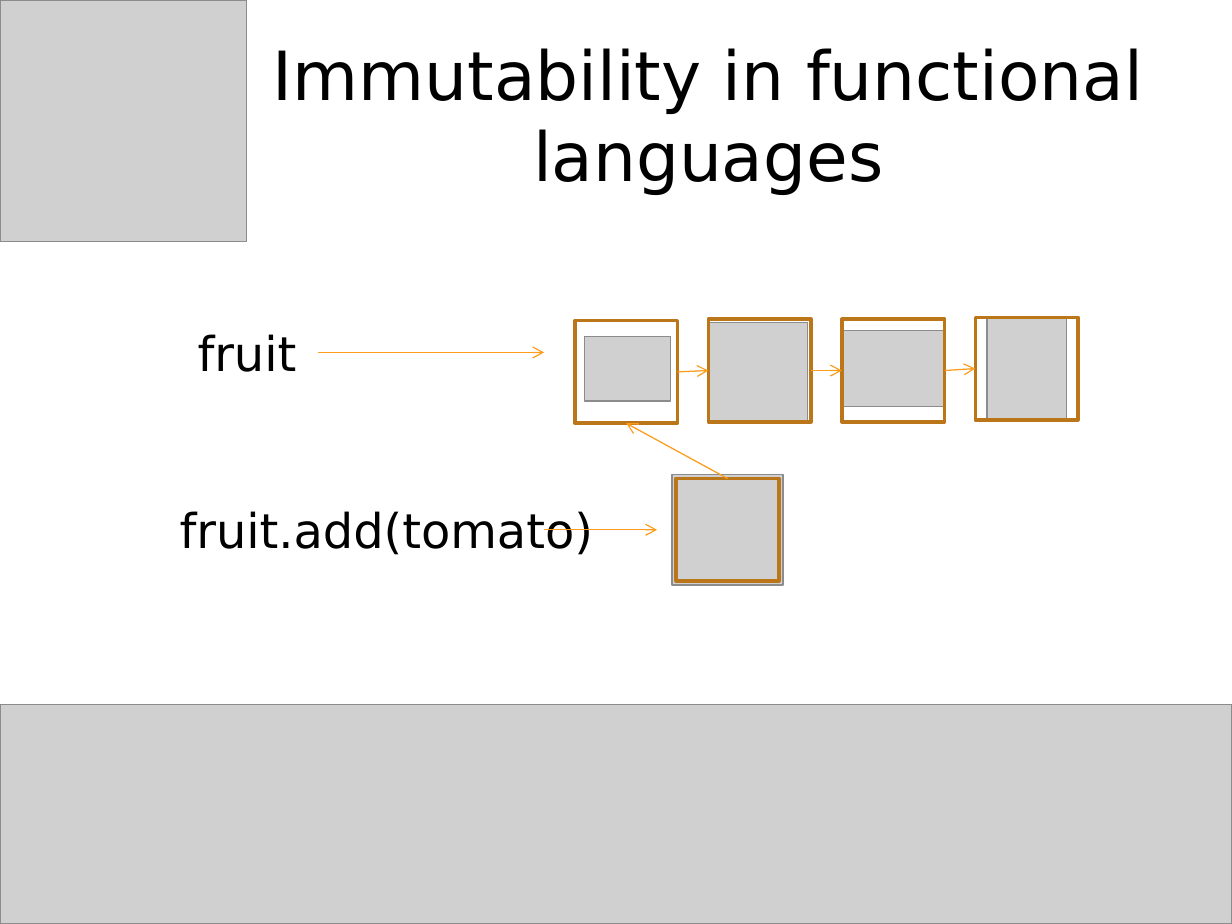
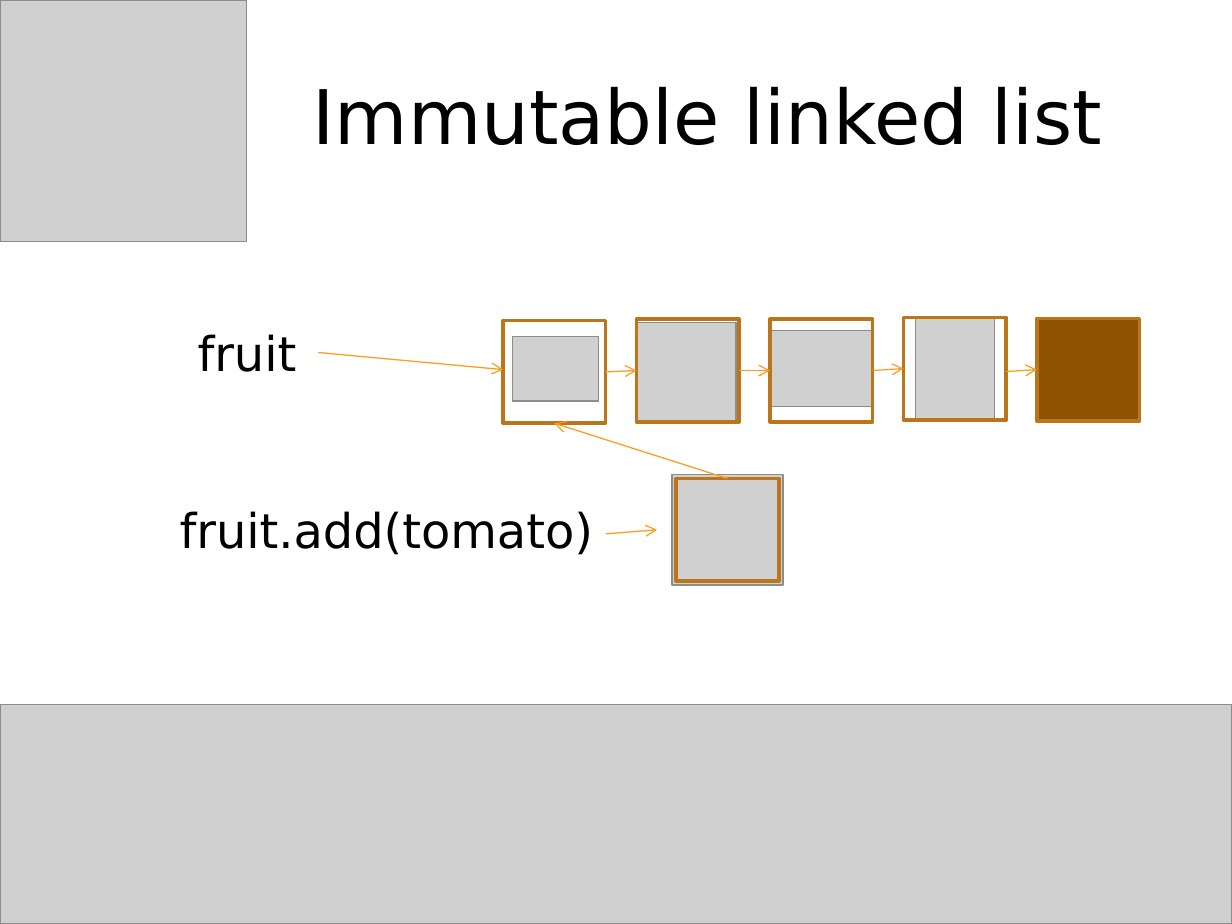
Before and after one commit to jessitron/fp4ood, a slide deck: slide 31 of FunctionalEye.pptx (slide 14 before the commit). Drawn at 1232x924 pixels with LibreOffice and Linux fonts; fonts in the diff are those of the drawing; grey boxes stand for pictures. Boxes give left, top, right and bottom in pixels: in the first picture for what was removed or moved away, otherwise in the second. Text is boxed around its words. In the diff, an @@ line names an element or a change of style, - is before the commit and + after.

```diff
--- a/FunctionalEye.pptx
+++ b/FunctionalEye.pptx
@@ title at (313,86,1102,145): text changed; size 39.6 to 44 pt @@
-Immutability in functional languages
+Immutable linked list
@@ 4 pictures, 3 rectangles, 2 arrows: place and size @@
-4 pictures, 3 rectangles, 2 arrows at (575,318,1066,423)
+4 pictures, 3 rectangles, 2 arrows at (503,318,994,423)
@@ rectangle: place and size @@
-rectangle at (976,318,1078,420)
+rectangle at (903,318,1005,420)
@@ rectangle added at (1037,318,1140,420), fill #8F5201, outline #BB761A 2 pt @@
@@ arrow moved from (318, 352) - (545, 352) to (318, 352) - (503, 370) @@
@@ arrow moved from (945, 371) - (976, 368) to (872, 371) - (903, 368) @@
@@ arrow added from (1007, 372) to (1037, 370), #FD9D1D 0.75 pt @@
@@ arrow moved from (728, 478) - (626, 424) to (728, 478) - (554, 424) @@
@@ arrow moved from (545, 530) - (657, 530) to (606, 533) - (657, 530) @@
```
Also in this commit, not shown: 39 other slides changed, 37 slides added, 4 slides removed, 43 other files.
